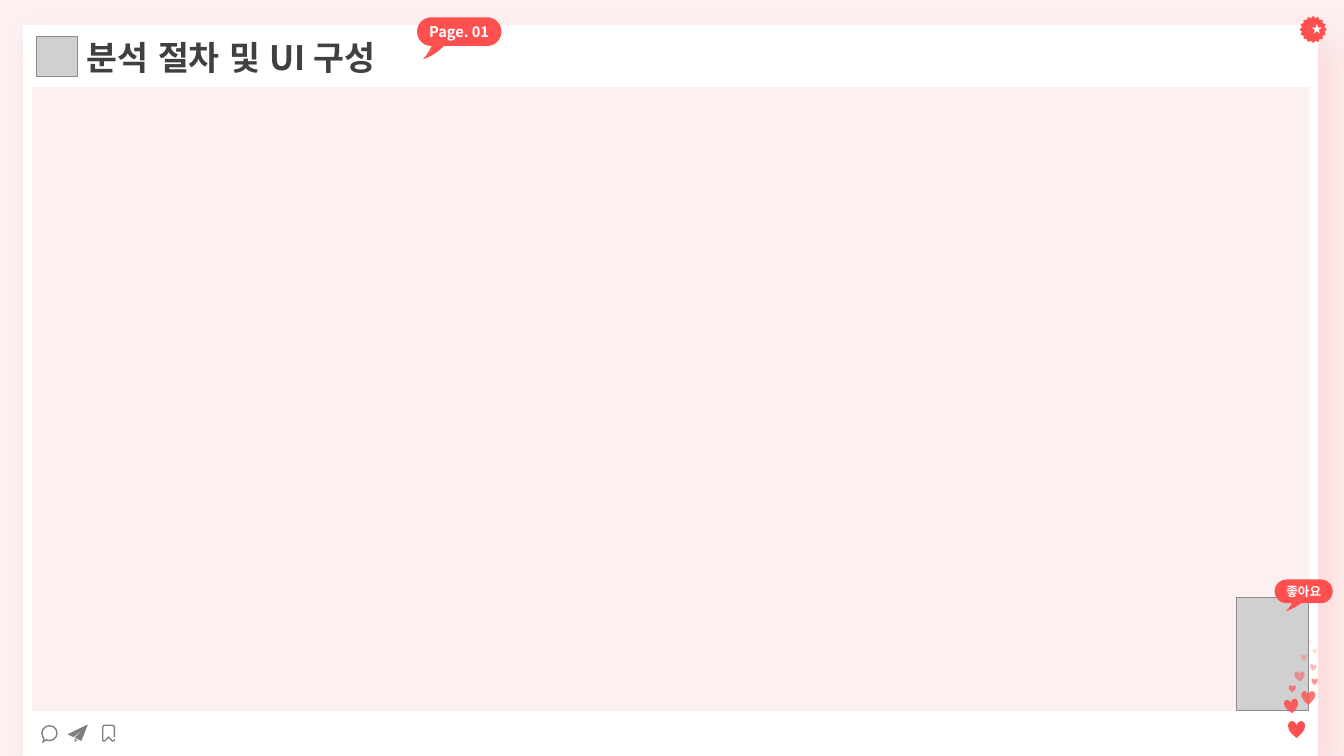
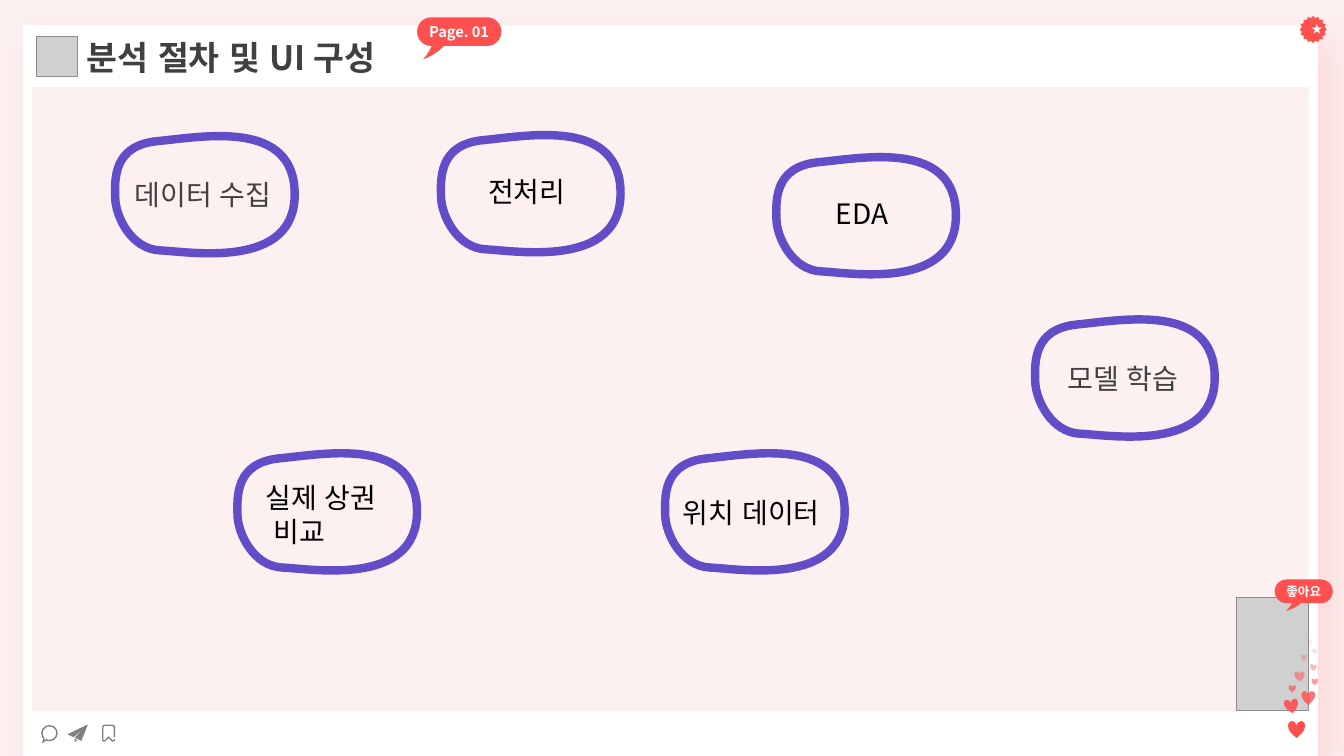
Before and after one commit to yeonji0-0/-22-01-24-, a slide deck: slide 8 of MEDICI (22-01-19 ~ 22-06-24)/13_기업연계프로젝트/인스타 맛집과 현실상권 비교/인스타 상권 비교 ppt.pptx (slide 6 before the commit). Drawn at 1344x756 pixels with LibreOffice and Linux fonts; fonts in the diff are those of the drawing; grey boxes stand for pictures. Boxes give left, top, right and bottom in pixels: in the first picture for what was removed or moved away, otherwise in the second. Text is boxed around its words. In the diff, an @@ line names an element or a change of style, - is before the commit and + after.

```diff
--- a/MEDICI (22-01-19 ~ 22-06-24)/13_기업연계프로젝트/인스타 맛집과 현실상권 비교/인스타 상권 비교 ppt.pptx
+++ b/MEDICI (22-01-19 ~ 22-06-24)/13_기업연계프로젝트/인스타 맛집과 현실상권 비교/인스타 상권 비교 ppt.pptx
@@ freeform shape added at <box>115,136,294,253</box>, outline #E6466D 6 pt @@
@@ freeform shape added at <box>441,135,620,252</box>, outline #E6466D 6 pt @@
@@ text added at <box>488,178,565,205</box>, 20 pt, text #000000 @@
+전처리
@@ freeform shape added at <box>776,157,956,274</box>, outline #E6466D 6 pt @@
@@ text added at <box>135,182,272,208</box>, 20 pt, text #404040 @@
+데이터 수집
@@ text added at <box>836,203,889,224</box>, 20 pt, text #000000 @@
+EDA
@@ freeform shape added at <box>1035,320,1215,437</box>, outline #E6466D 6 pt @@
@@ text added at <box>1067,365,1179,391</box>, 20 pt, text #404040 @@
+모델 학습
@@ freeform shape added at <box>237,454,416,571</box>, outline #E6466D 6 pt @@
@@ freeform shape added at <box>665,454,845,571</box>, outline #E6466D 6 pt @@
@@ text added at <box>265,484,377,545</box>, 20 pt, text #000000 @@
+실제 상권
+비교
@@ text added at <box>683,499,819,526</box>, 20 pt, text #000000 @@
+위치 데이터
```
Also in this commit, not shown: 6 other slides changed, 5 slides added, 2 other files.
